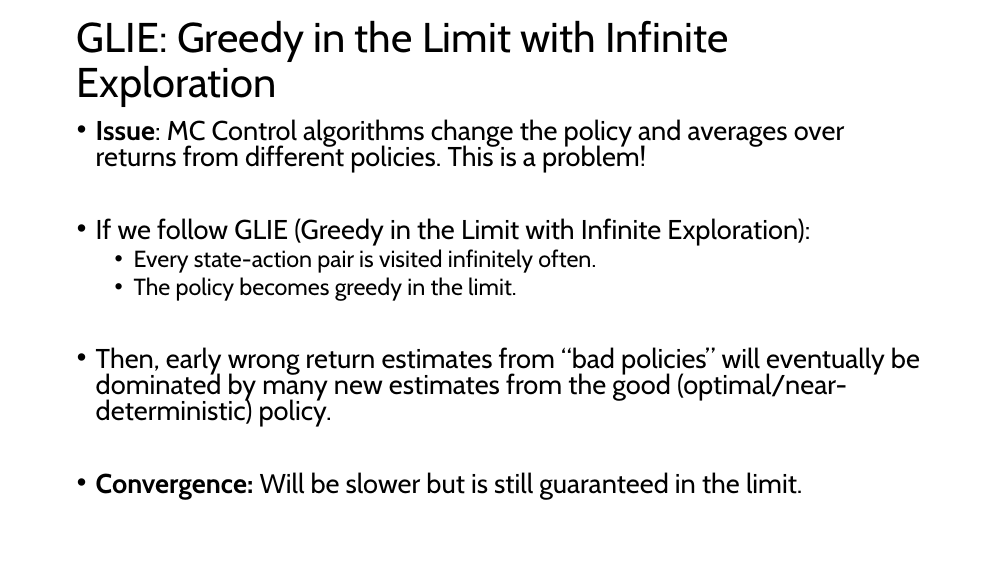
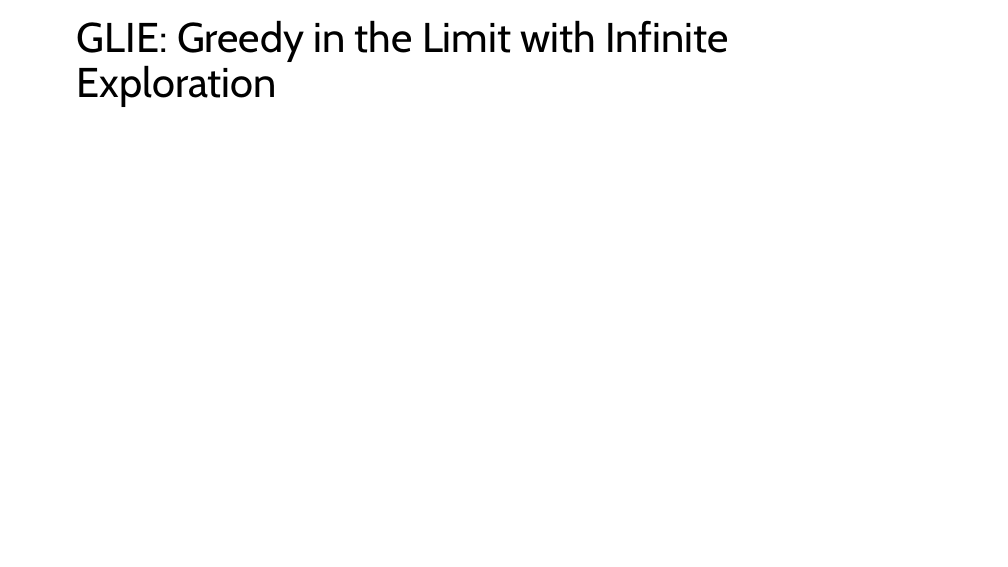
Before and after one commit to mhahsler/Introduction_to_Reinforcement_Learning, a slide deck: slide 17 of slides/Lecture_Chapter05.pptx. Drawn at 1008x567 pixels with LibreOffice and Linux fonts; fonts in the diff are those of the drawing; grey boxes stand for pictures. Boxes give left, top, right and bottom in pixels: in the first picture for what was removed or moved away, otherwise in the second. Text is boxed around its words. In the diff, an @@ line names an element or a change of style, - is before the commit and + after.

Commit message:
Lecture_Chapter05.pdf

```diff
--- a/slides/Lecture_Chapter05.pptx
+++ b/slides/Lecture_Chapter05.pptx
@@ text removed at [96, 119, 920, 499] @@
-• Issue: MC Control algorithms change the policy and averages over returns from different policies. This is a problem!
-• If we follow GLIE (Greedy in the Limit with Infinite Exploration):
-  • Every state-action pair is visited infinitely often.
-  • The policy becomes greedy in the limit.
-• Then, early wrong return estimates from “bad policies” will eventually be dominated by many new estimates from the good (optimal/near-deterministic) policy.
-• Convergence: Will be slower but is still guaranteed in the limit.
```
Also in this commit, not shown: 1 other slide changed.
